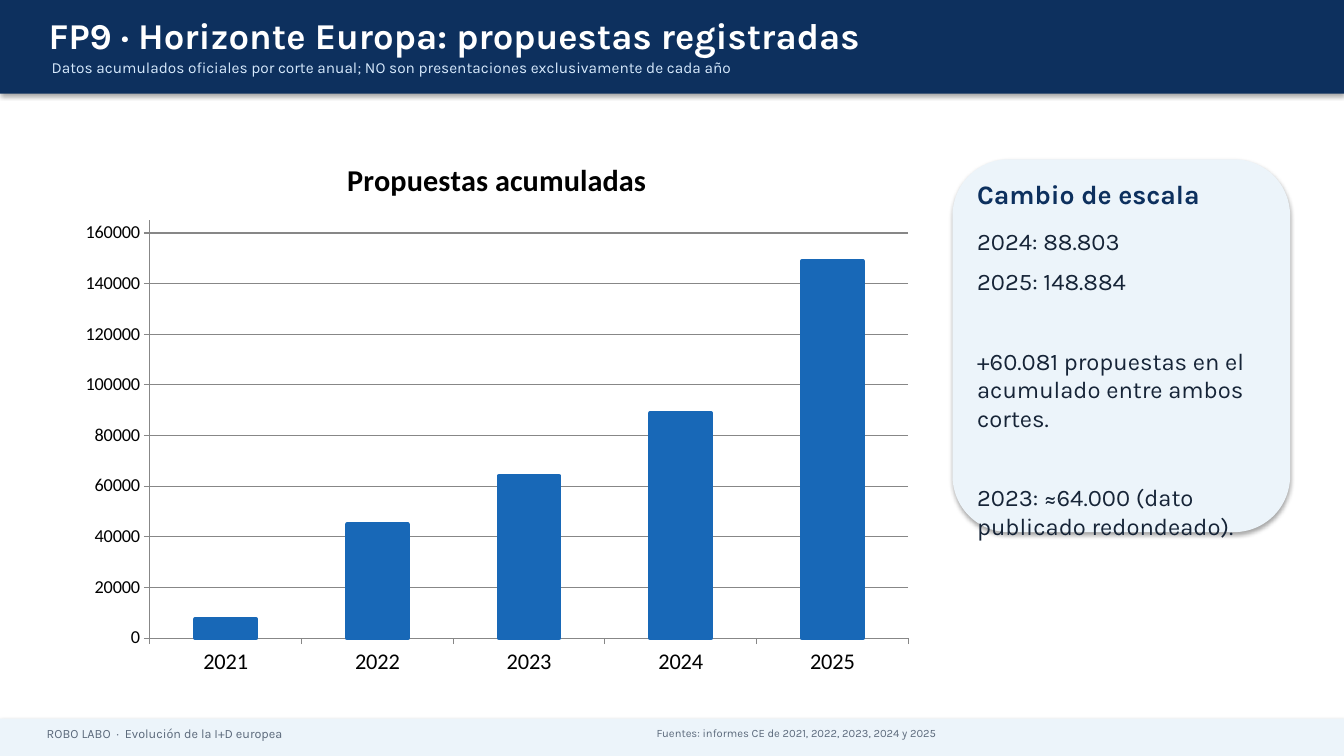
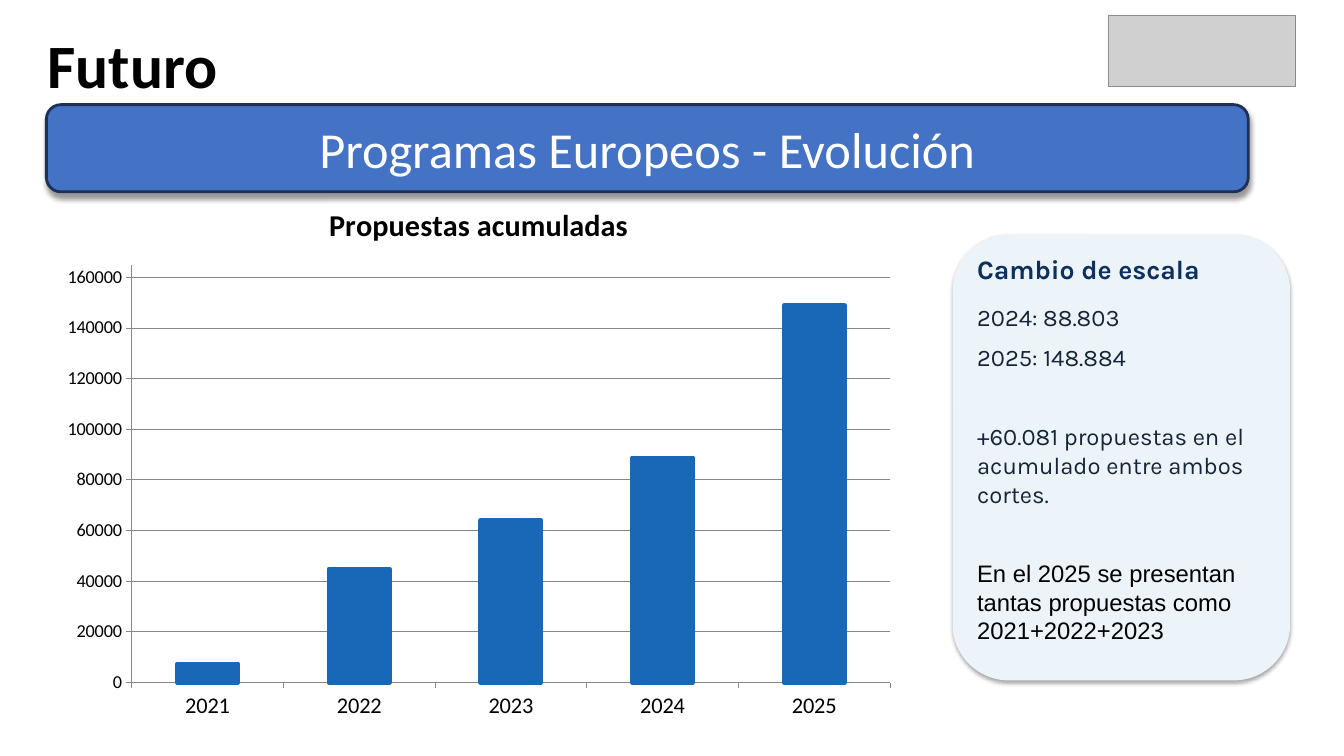
Before and after one commit to aguti/2026_Paraguay, a slide deck: slide 41 of projects/20261105_Robolabo_Paraguay_PROYECTOS.pptx. Drawn at 1344x756 pixels with LibreOffice and Linux fonts; fonts in the diff are those of the drawing; grey boxes stand for pictures. Boxes give left, top, right and bottom in pixels: in the first picture for what was removed or moved away, otherwise in the second. Text is boxed around its words. In the diff, an @@ line names an element or a change of style, - is before the commit and + after.

```diff
--- a/projects/20261105_Robolabo_Paraguay_PROYECTOS.pptx
+++ b/projects/20261105_Robolabo_Paraguay_PROYECTOS.pptx
@@ rectangle removed at (0, 0, 1344, 94) @@
@@ text removed at (49, 23, 860, 58) @@
-FP9 · Horizonte Europa: propuestas registradas
@@ picture added at (1109, 15, 1296, 87) @@
@@ text added at (48, 48, 218, 89), 44 pt, text #000000, bold @@
+Futuro
@@ text removed at (52, 62, 731, 77) @@
-Datos acumulados oficiales por corte anual; NO son presentaciones exclusivamente de cada año
@@ rounded rectangle added at (46, 105, 1248, 192), fill #4472C4, outline #1D3155 2 pt, 36 pt, text #FFFFFF @@
+Programas Europeos - Evolución
@@ column chart at (50, 181, 907, 731) @@
@@ category axis changed @@
@@ value axis changed @@
@@ column chart: place and size @@
-column chart at (69, 137, 926, 687)
+column chart at (50, 181, 907, 731)
@@ rounded rectangle: place and size @@
-rounded rectangle at (953, 159, 1291, 532)
+rounded rectangle at (953, 235, 1291, 681)
@@ text "Cambio de escala": place and size @@
-text "Cambio de escala" at (977, 185, 1199, 205)
+text "Cambio de escala" at (977, 260, 1199, 280)
@@ text "2024: 88.803": place and size @@
-text "2024: 88.803" at (977, 235, 1244, 541)
+text "2024: 88.803" at (977, 311, 1244, 640)
@@ text at (977, 564, 1235, 640): text changed; font Karla to Arial; text colour #162437 to #000000 @@
-2023: ≈64.000 (dato publicado redondeado).
+En el 2025 se presentan tantas propuestas como 2021+2022+2023
@@ rectangle removed at (0, 719, 1344, 756) @@
@@ text removed at (47, 728, 282, 741) @@
-ROBO LABO · Evolución de la I+D europea
@@ text removed at (657, 729, 936, 740) @@
-Fuentes: informes CE de 2021, 2022, 2023, 2024 y 2025
```
Also in this commit, not shown: 6 other slides changed, 1 slide added, 1 slide removed, 1 other file.
